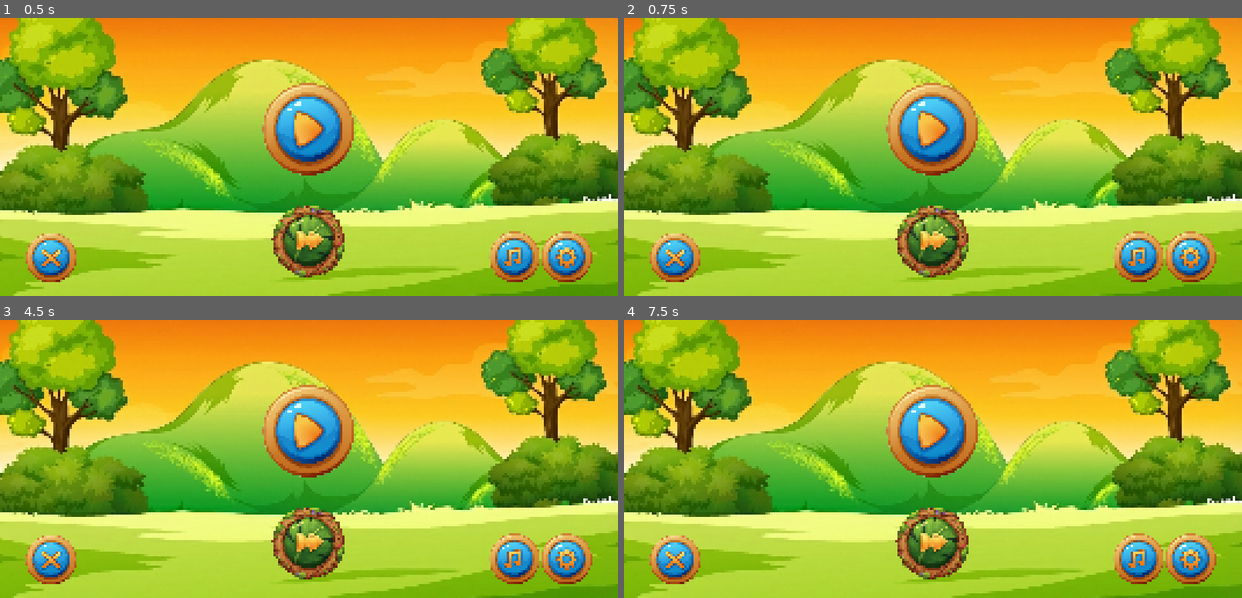
Above: before the commit, frames 1-4 (two rows, left to right).
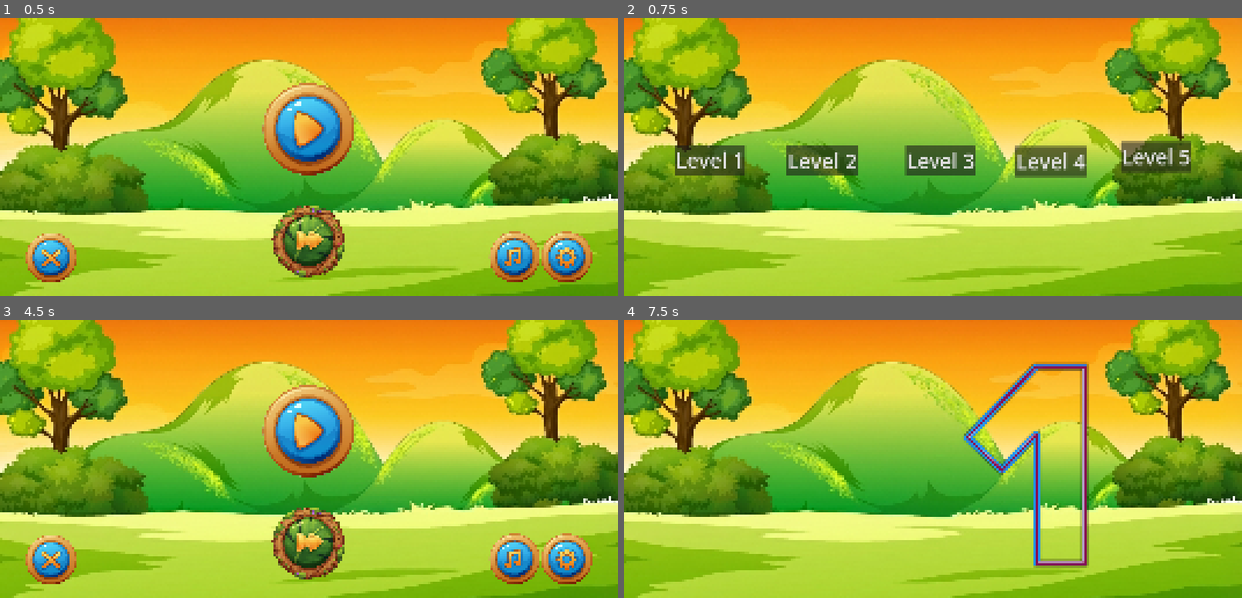
Above: after the commit, the same moments.

Repository: PramodCody/Kids_Classium
Game: Godot game, scene res://01_Main_Screen/01_Menu_Screen/scenes/menu_screen.tscn
The game is run twice, just before and just after one commit, with the same random seed, the same clock (stepped at 60 frames per second) and the same inputs. Sound files missing from this copy of the repository are replaced by a short silence.
Inputs (mouse positions are in pixels of both pictures, inside the frame that each line leads up to; where the layout moved, square brackets give the same spot in the first picture):
- Up to frame 1 (0.5 s): no input
- Up to frame 2 (0.75 s): click (933, 240) at 0.5 s
- Up to frame 3 (4.5 s): click (49, 356) [512, 559] at 1.25 s; click (49, 356) [568, 559] at 2 s; click (309, 431) at 2.77 s; click (512, 559) at 3.5 s; click (568, 559) at 4.25 s
- Up to frame 4 (7.5 s): click (933, 431) at 5 s; click (933, 431) at 5.75 s; click (933, 542) at 6.5 s; click (710, 461) at 7.25 s, where only the run after the commit has a clickable "Level 1"

Frame 1 is identical in both runs. In frame 2, 15% of the frame differs, in the area x 4-96%, y 23-95%; in frame 3, less than 0.1%; in frame 4, 13%.
Error before the commit: Attempt to call function 'play' in base 'null instance' on a null instance. (res://01_Main_Screen/01_Menu_Screen/scripts/levels_button.gd:9)
Error after the commit: Invalid assignment of property or key 'stream' with value of type 'AudioStreamMP3' on a base object of type 'null instance'. (res://00_Global_Commons/scripts/a…

Commit message:
Global AudioManager.tscn Added

Diff:
--- /dev/null
+++ b/00_Global_Commons/scenes/audio_manager.tscn
@@ -0,0 +1,11 @@
+[gd_scene load_steps=3 format=3 uid="uid://nowereo8s83e"]
+
+[ext_resource type="Script" uid="uid://b3os07xlkfc7j" path="res://00_Global_Commons/scripts/audio_manager.gd" id="1_tojxl"]
+[ext_resource type="AudioStream" uid="uid://b2wofwutebcjk" path="res://00_Global_Commons/assests/Button_Sound.mp3" id="2_076gh"]
+
+[node name="AudioManager" type="Node"]
+script = ExtResource("1_tojxl")
+
+[node name="Texture_Button_Sound" type="AudioStreamPlayer2D" parent="."]
+stream = ExtResource("2_076gh")
+volume_db = 10.0
--- /dev/null
+++ b/00_Global_Commons/scripts/audio_manager.gd
@@ -0,0 +1,27 @@
+extends Node
+
+@onready var Button_Sound_Scene = $Button_Sound
+var Texture_Button_Sound = preload("res://00_Global_Commons/assests/Button_Sound.mp3")
+
+func Play_Button_Sound(clip):
+	Button_Sound_Scene.stream = clip
+	Button_Sound_Scene.play()
+
+func _on_any_texture_button_pressed():
+	Play_Button_Sound(Texture_Button_Sound)
+
+
+func _ready():
+	for node in get_tree().get_nodes_in_group("texture_buttons"):
+
+		if not node.button_down.is_connected(on_button_down.bind(node)):
+			node.button_down.connect(on_button_down.bind(node))
+	# Connect to button_up (when released)
+		if not node.button_up.is_connected(on_button_up.bind(node)):
+			node.button_up.connect(on_button_up.bind(node))
+
+func on_button_down(node):
+	Play_Button_Sound(Texture_Button_Sound)
+
+func on_button_up(node):
+	Play_Button_Sound(Texture_Button_Sound)
--- a/01_Main_Screen/01_Menu_Screen/scenes/menu_screen.tscn
+++ b/01_Main_Screen/01_Menu_Screen/scenes/menu_screen.tscn
@@ -1,8 +1,7 @@
-[gd_scene load_steps=17 format=3 uid="uid://c6k5llsth1sl3"]
+[gd_scene load_steps=16 format=3 uid="uid://c6k5llsth1sl3"]
 
 [ext_resource type="Script" uid="uid://2k6s13aarpm8" path="res://01_Main_Screen/01_Menu_Screen/scripts/menu_screen.gd" id="1_edb7x"]
 [ext_resource type="Texture2D" uid="uid://bwdvpr806e8al" path="res://02_Trace_Game/assests/images/Background.png" id="2_44rig"]
-[ext_resource type="AudioStream" uid="uid://b2wofwutebcjk" path="res://00_Global_Commons/assests/Button_Sound.mp3" id="3_7a4el"]
 [ext_resource type="Texture2D" uid="uid://cvxnovl846ury" path="res://00_Global_Commons/assests/General_Button.webp" id="3_44rig"]
 [ext_resource type="Texture2D" uid="uid://rtw6u0e1tu7e" path="res://01_Main_Screen/01_Menu_Screen/assests/images/Play.png" id="3_sj757"]
 [ext_resource type="Script" uid="uid://bug2p7hf80dhh" path="res://01_Main_Screen/01_Menu_Screen/scripts/play_button.gd" id="4_sj757"]
@@ -49,7 +48,7 @@
 texture = ExtResource("2_44rig")
 metadata/_edit_use_anchors_ = true
 
-[node name="Play_Button" type="TextureButton" parent="TextureRect"]
+[node name="Play_Button" type="TextureButton" parent="TextureRect" groups=["texture_buttons"]]
 layout_mode = 1
 anchors_preset = -1
 anchor_left = 0.5
@@ -105,7 +104,7 @@
 layout_mode = 2
 size_flags_vertical = 3
 
-[node name="Exit_Button" type="TextureButton" parent="MarginContainer/Full_VBox/Bottom_Container/First_Container"]
+[node name="Exit_Button" type="TextureButton" parent="MarginContainer/Full_VBox/Bottom_Container/First_Container" groups=["texture_buttons"]]
 layout_mode = 2
 size_flags_vertical = 3
 size_flags_stretch_ratio = 1.6
@@ -122,7 +121,7 @@
 layout_mode = 2
 size_flags_horizontal = 3
 
-[node name="Levels_Button" type="TextureButton" parent="MarginContainer/Full_VBox/Bottom_Container/Levels_Container"]
+[node name="Levels_Button" type="TextureButton" parent="MarginContainer/Full_VBox/Bottom_Container/Levels_Container" groups=["texture_buttons"]]
 layout_mode = 2
 size_flags_horizontal = 3
 size_flags_stretch_ratio = 1.65
@@ -152,7 +151,7 @@
 layout_mode = 2
 size_flags_horizontal = 3
 
-[node name="Extra_Button" type="TextureButton" parent="MarginContainer/Full_VBox/Bottom_Container/Last_Container/HBoxContainer"]
+[node name="Extra_Button" type="TextureButton" parent="MarginContainer/Full_VBox/Bottom_Container/Last_Container/HBoxContainer" groups=["texture_buttons"]]
 layout_mode = 2
 size_flags_horizontal = 3
 size_flags_stretch_ratio = 0.6
@@ -162,7 +161,7 @@
 stretch_mode = 4
 script = ExtResource("11_44rig")
 
-[node name="Settings_Button" type="TextureButton" parent="MarginContainer/Full_VBox/Bottom_Container/Last_Container/HBoxContainer"]
+[node name="Settings_Button" type="TextureButton" parent="MarginContainer/Full_VBox/Bottom_Container/Last_Container/HBoxContainer" groups=["texture_buttons"]]
 layout_mode = 2
 size_flags_horizontal = 3
 size_flags_stretch_ratio = 0.6
@@ -171,14 +170,12 @@
 stretch_mode = 4
 script = ExtResource("9_62wn8")
 
-[node name="CanvasLayer" type="CanvasLayer" parent="."]
+[node name="Dialog_Group" type="CanvasLayer" parent="."]
+unique_name_in_owner = true
 visible = false
 
-[node name="Exit_Dialog" parent="CanvasLayer" instance=ExtResource("12_44rig")]
-
-[node name="Button_Sound" type="AudioStreamPlayer2D" parent="."]
-stream = ExtResource("3_7a4el")
-volume_db = 10.0
+[node name="Exit_Dialog" parent="Dialog_Group" instance=ExtResource("12_44rig")]
+unique_name_in_owner = true
 
 [node name="Background_Sound" type="AudioStreamPlayer2D" parent="."]
 volume_db = 10.0
--- a/01_Main_Screen/01_Menu_Screen/scripts/exit_button.gd
+++ b/01_Main_Screen/01_Menu_Screen/scripts/exit_button.gd
@@ -1,8 +1,7 @@
 extends TextureButton
-@onready var Button_Sound = $"../../Button_Sound"
 @onready var Menu_Screen = $".."
-@onready var Canvas_Layer = $"../../CanvasLayer"
-@onready var Exit_Dialog_Layer = $"../../CanvasLayer/Exit_Dialog"
+@onready var Canvas_Layer = %Dialog_Group
+@onready var Exit_Dialog_Layer = %Exit_Dialog
 
 
 func Tween_Background_Out_Focus():
@@ -20,19 +19,15 @@
 var scale_strength = 0.1
 var animation_speed = 0.1
 func _on_button_down() -> void:
-	Button_Sound.play()
 	pivot_offset = size/2
 	var tween = create_tween()
 	tween.tween_property(self, "scale", Vector2.ONE * (1.0 - scale_strength), animation_speed)\
 	.set_trans(Tween.TRANS_SINE).set_ease(Tween.EASE_OUT)
-	await Button_Sound.finished
 func _on_button_up() -> void:
-	Button_Sound.play()
 	pivot_offset = size/2
 	var tween = create_tween()
 	tween.tween_property(self, "scale", Vector2.ONE, animation_speed * 4)\
 	.set_trans(Tween.TRANS_ELASTIC).set_ease(Tween.EASE_OUT)
-	await Button_Sound.finished
 
 	Tween_Background_Out_Focus()
 	Exit_Dialog_In()
--- a/01_Main_Screen/01_Menu_Screen/scripts/extra_button.gd
+++ b/01_Main_Screen/01_Menu_Screen/scripts/extra_button.gd
@@ -1,27 +1,22 @@
 extends TextureButton
-@onready var Button_Sound = $"../../Button_Sound"
 
 var scale_strength = 0.1
 var animation_speed = 0.1
 
 
 func _on_button_down() -> void:
-	Button_Sound.play()
 
 	pivot_offset = size/2
 	var tween = create_tween()
 	tween.tween_property(self, "scale", Vector2.ONE * (1.0 - scale_strength), animation_speed)\
 	.set_trans(Tween.TRANS_SINE).set_ease(Tween.EASE_OUT)
 
-	await Button_Sound.finished
 
 func _on_button_up() -> void:
-	Button_Sound.play()
 
 	pivot_offset = size/2
 	var tween = create_tween()
 	tween.tween_property(self, "scale", Vector2.ONE, animation_speed * 4)\
 	.set_trans(Tween.TRANS_ELASTIC).set_ease(Tween.EASE_OUT)
 
-	await Button_Sound.finished
 	print("Next Scene")
--- a/01_Main_Screen/01_Menu_Screen/scripts/levels_button.gd
+++ b/01_Main_Screen/01_Menu_Screen/scripts/levels_button.gd
@@ -1,28 +1,23 @@
 extends TextureButton
-@onready var Button_Sound = $"../../Button_Sound"
 
 var scale_strength = 0.1
 var animation_speed = 0.1
 
 
 func _on_button_down() -> void:
-	Button_Sound.play()
 
 	pivot_offset = size/2
 	var tween = create_tween()
 	tween.tween_property(self, "scale", Vector2.ONE * (1.0 - scale_strength), animation_speed)\
 	.set_trans(Tween.TRANS_SINE).set_ease(Tween.EASE_OUT)
 
-	await Button_Sound.finished
 
 
 func _on_button_up() -> void:
-	Button_Sound.play()
 
 	pivot_offset = size/2
 	var tween = create_tween()
 	tween.tween_property(self, "scale", Vector2.ONE, animation_speed * 4)\
 	.set_trans(Tween.TRANS_ELASTIC).set_ease(Tween.EASE_OUT)
 
-	await Button_Sound.finished
 	get_tree().change_scene_to_file("res://01_Main_Screen/02_Levels_Collection/scenes/levels_collection.tscn")
--- a/01_Main_Screen/01_Menu_Screen/scripts/play_button.gd
+++ b/01_Main_Screen/01_Menu_Screen/scripts/play_button.gd
@@ -1,43 +1,14 @@
 extends TextureButton
-@onready var Button_Sound = $"../../Button_Sound"
 
-var isElastic : bool
-var isPressed : bool
-
-func Elastic_Play_Button():
-	while !isPressed:
-		if scale.x <= 1:
-
-			for i in 21: #high-low/scale.x
-				scale.x += 0.01
-				scale.y -= 0.005
-				await get_tree().create_timer(0.02).timeout
-
-
-		if scale.x >= 1.2:
-
-			for i in 21:
-				scale.x -= 0.01
-				scale.y += 0.005
-				await get_tree().create_timer(0.02).timeout
-
-
-func _ready() -> void:
-	#pivot_offset = size/2
-	#Elastic_Play_Button()
-	pass
 
 var scale_strength = 0.2
 var animation_speed = 0.2
 
 func _on_button_down() -> void:
-	isPressed = true
-	Button_Sound.play()
 
 	pivot_offset = size/2
 	var tween = create_tween()
 	tween.tween_property(self, "scale", Vector2.ONE * (1.0 - scale_strength), animation_speed)\
 	.set_trans(Tween.TRANS_SINE).set_ease(Tween.EASE_OUT)
 
-	await Button_Sound.finished
 	get_tree().change_scene_to_file("res://02_Trace_Game/scenes/Tracing_1.tscn")
--- a/01_Main_Screen/01_Menu_Screen/scripts/settings_button.gd
+++ b/01_Main_Screen/01_Menu_Screen/scripts/settings_button.gd
@@ -1,27 +1,22 @@
 extends TextureButton
-@onready var Button_Sound = $"../../Button_Sound"
 
 var scale_strength = 0.1
 var animation_speed = 0.1
 
 
 func _on_button_down() -> void:
-	Button_Sound.play()
 
 	pivot_offset = size/2
 	var tween = create_tween()
 	tween.tween_property(self, "scale", Vector2.ONE * (1.0 - scale_strength), animation_speed)\
 	.set_trans(Tween.TRANS_SINE).set_ease(Tween.EASE_OUT)
 
-	await Button_Sound.finished
 
 func _on_button_up() -> void:
-	Button_Sound.play()
 
 	pivot_offset = size/2
 	var tween = create_tween()
 	tween.tween_property(self, "scale", Vector2.ONE, animation_speed * 4)\
 	.set_trans(Tween.TRANS_ELASTIC).set_ease(Tween.EASE_OUT)
 
-	await Button_Sound.finished
 	print("Next Scene")
--- a/project.godot
+++ b/project.godot
@@ -17,12 +17,20 @@
 config/icon="uid://c22w66hv64n0y"
 boot_splash/icon="uid://c22w66hv64n0y"
 
+[autoload]
+
+AudioManager="*res://00_Global_Commons/scenes/audio_manager.tscn"
+
 [display]
 
 window/size/viewport_width=2400
 window/size/viewport_height=1080
 window/stretch/mode="canvas_items"
 window/stretch/aspect="expand"
+
+[global_group]
+
+texture_buttons=""
 
 [input]
 
Not shown, added: 00_Global_Commons/scripts/audio_manager.gd.uid
